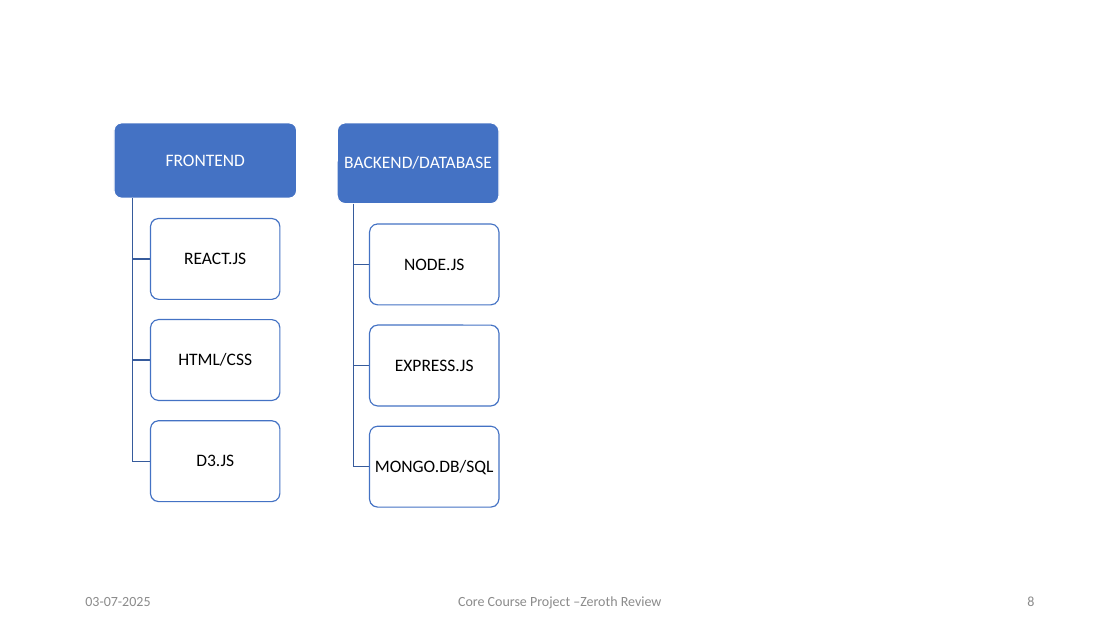
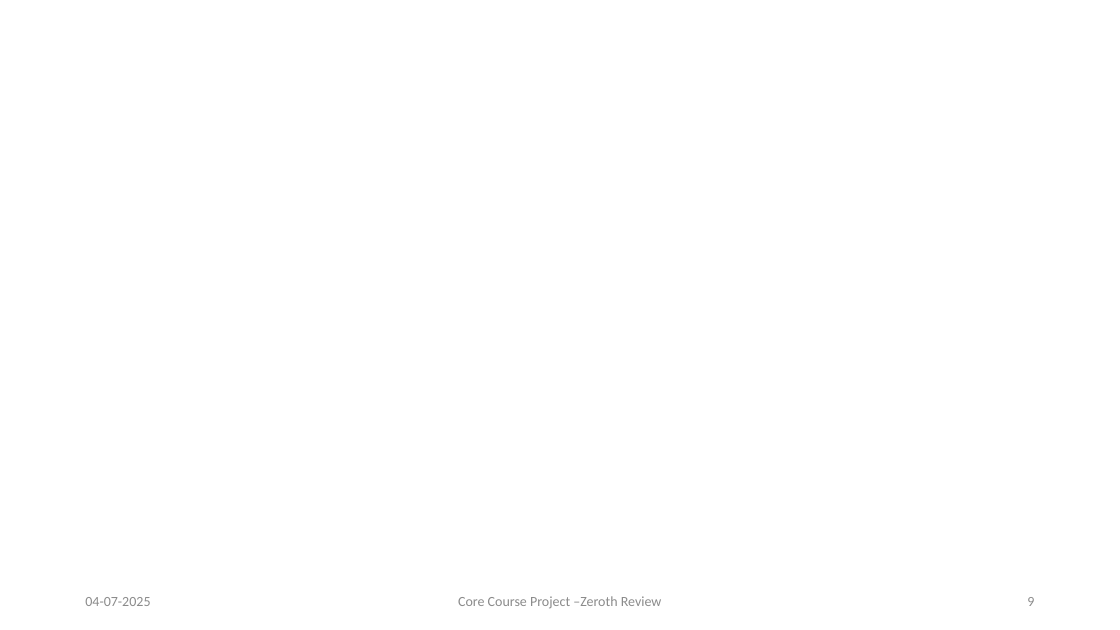
Before and after one commit to amoghvj/project-ppts, a slide deck: slide 9 of CCP.pptx (slide 8 before the commit). Drawn at 1120x630 pixels with LibreOffice and Linux fonts; fonts in the diff are those of the drawing; background and template pictures are left out. Boxes give left, top, right and bottom in pixels: in the first picture for what was removed or moved away, otherwise in the second. Text is boxed around its words. In the diff, an @@ line names an element or a change of style, - is before the commit and + after.

```diff
--- a/CCP.pptx
+++ b/CCP.pptx
@@ group removed at [114, 123, 499, 507]: 8 rounded rectangles, 8 texts, 6 freeform shapes @@
-FRONTEND
-REACT.JS
-HTML/CSS
-D3.JS
-BACKEND/DATABASE
-NODE.JS
-EXPRESS.JS
-MONGO.DB/SQL
@@ text at [85, 597, 150, 606]: text changed @@
-03-07-2025
+04-07-2025
@@ page number at [1027, 597, 1034, 606]: text changed @@
-8
+9
```
Also in this commit, not shown: 7 other slides changed, 1 slide added.
